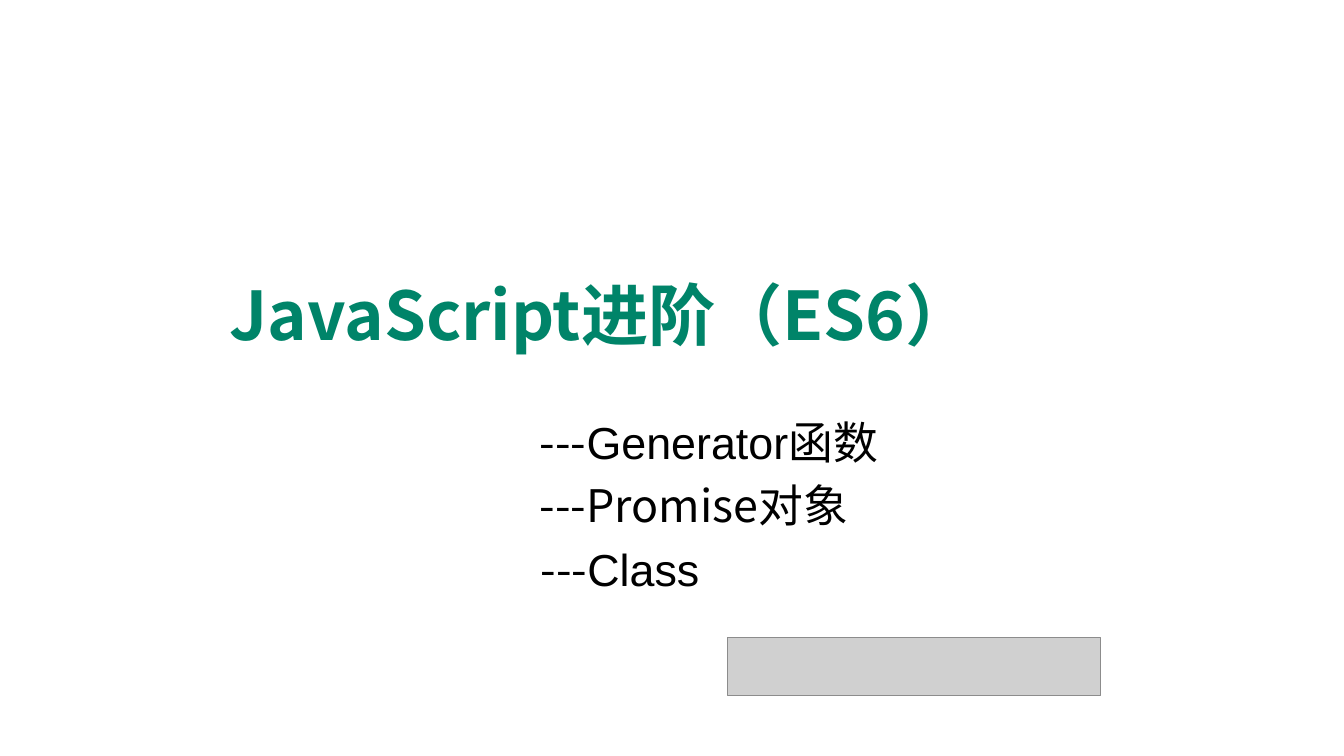
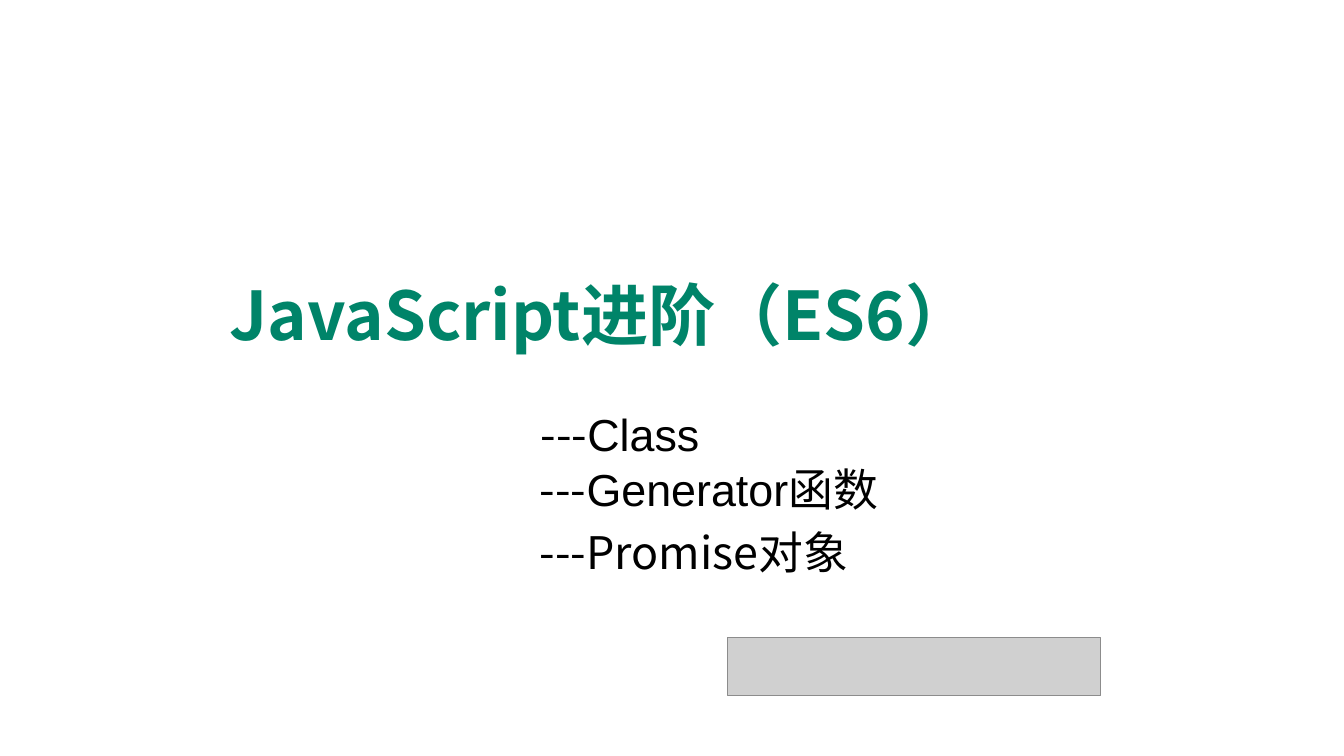
Before and after one commit to edu2act/course-javascript-advanced, a slide deck: slide 1 of 课程PPT/15.ECMAScript 6 三.pptx. Drawn at 1344x756 pixels with LibreOffice and Linux fonts; fonts in the diff are those of the drawing; grey boxes stand for pictures; background and template pictures are left out. Boxes give left, top, right and bottom in pixels: in the first picture for what was removed or moved away, otherwise in the second. Text is boxed around its words. In the diff, an @@ line names an element or a change of style, - is before the commit and + after.

```diff
--- a/课程PPT/15.ECMAScript 6 三.pptx
+++ b/课程PPT/15.ECMAScript 6 三.pptx
@@ text "---Class": place and size @@
-text "---Class" at [541,553,700,587]
+text "---Class" at [541,418,700,452]
@@ text "---Generator函数": place and size @@
-text "---Generator函数" at [540,421,878,463]
+text "---Generator函数" at [540,468,878,510]
@@ text "---Promise对象": place and size @@
-text "---Promise对象" at [540,484,849,526]
+text "---Promise对象" at [540,531,849,573]
```
Also in this commit, not shown: 9 other files.
